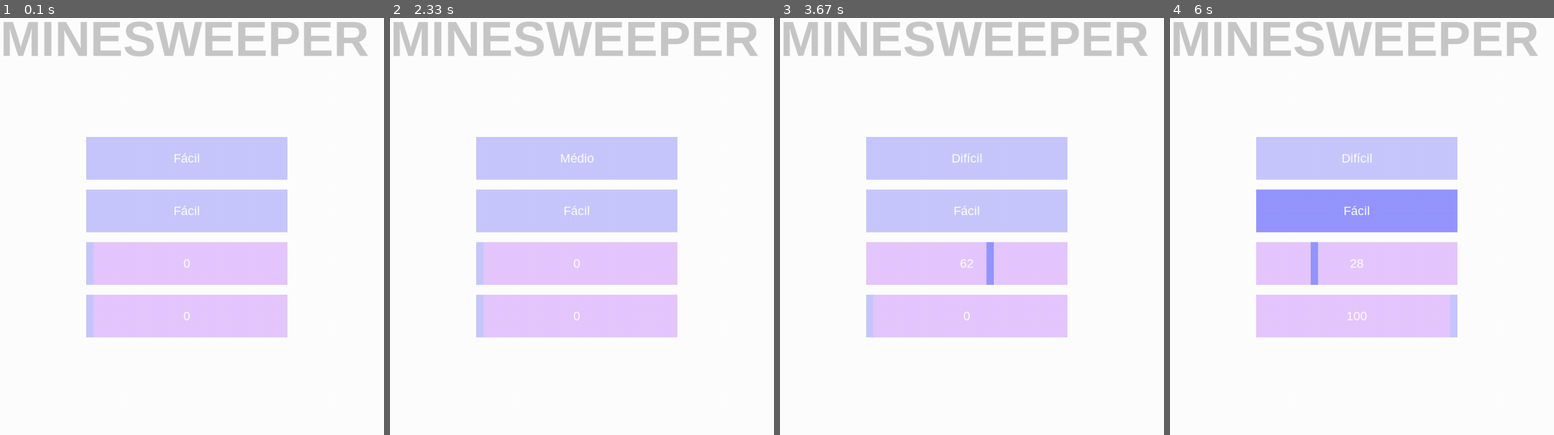
Above: before the commit, frames 1-4 (left to right).
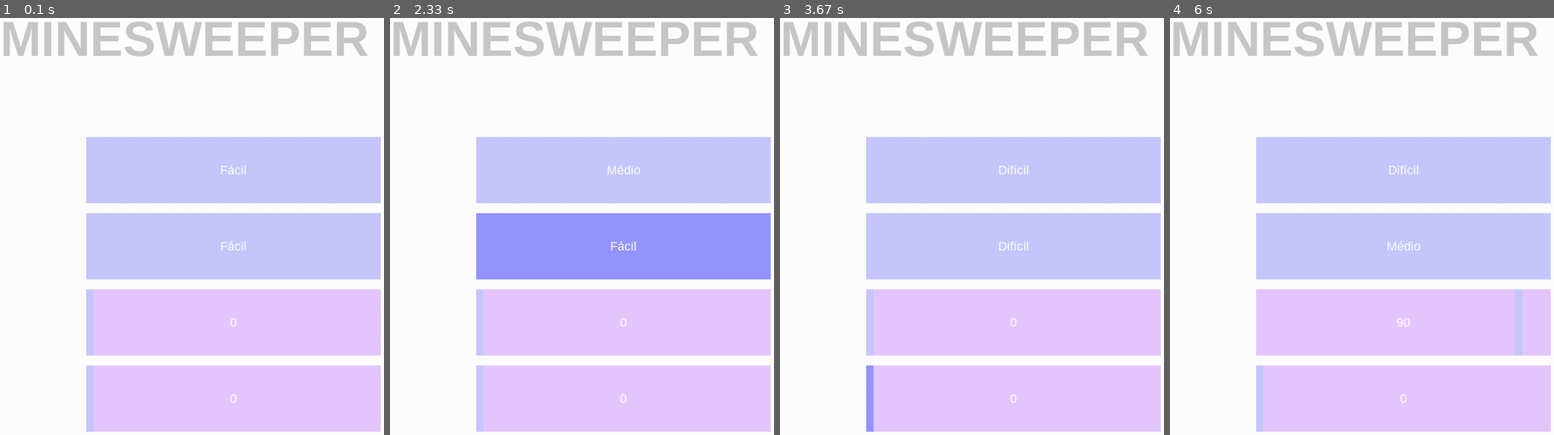
Above: after the commit, the same moments.

Repository: MrComboF10/PygameMenus
Game: pygame game, started from main.py
Two runs of this game, one before a commit and one after it. Both use one fixed random seed, a clock stepped at 60 frames per second and the inputs below.
Inputs (mouse positions are in pixels of both pictures, inside the frame that each line leads up to):
- Up to frame 1 (0.1 s): no input
- Up to frame 2 (2.33 s): press the mouse at (624, 168) at 0.37 s; move the mouse to (605, 276) at 0.47 s; release the mouse at (589, 380) at 0.6 s; press the mouse at (624, 397) at 0.7 s; move the mouse to (616, 368) at 0.8 s; release the mouse at (612, 339) at 0.93 s; press the mouse at (624, 397) at 1.03 s; move the mouse to (520, 343) at 1.13 s; release the mouse at (420, 293) at 1.27 s; press the mouse at (624, 168) at 1.37 s; move the mouse to (543, 280) at 1.47 s; release the mouse at (466, 389) at 1.6 s; press the mouse at (624, 168) at 1.7 s; move the mouse to (551, 126) at 1.8 s; release the mouse at (478, 84) at 1.93 s; press the mouse at (624, 168) at 2.03 s; move the mouse to (685, 218) at 2.13 s; release the mouse at (750, 268) at 2.27 s
- Up to frame 3 (3.67 s): press the mouse at (1014, 397) at 2.4 s; move the mouse to (895, 334) at 2.5 s; release the mouse at (780, 276) at 2.63 s; press the mouse at (1014, 247) at 2.73 s; move the mouse to (929, 176) at 2.83 s; release the mouse at (845, 105) at 2.97 s; press the mouse at (1014, 168) at 3.07 s; move the mouse to (1075, 151) at 3.17 s; release the mouse at (1137, 138) at 3.3 s; press the mouse at (1014, 247) at 3.4 s; move the mouse to (998, 305) at 3.5 s; release the mouse at (987, 368) at 3.63 s
- Up to frame 4 (6 s): press the mouse at (1404, 247) at 3.8 s; move the mouse to (1354, 314) at 3.9 s; release the mouse at (1304, 380) at 4.03 s; press the mouse at (1404, 168) at 4.13 s; move the mouse to (1404, 197) at 4.23 s; release the mouse at (1404, 226) at 4.37 s; press the mouse at (1404, 322) at 4.47 s; move the mouse to (1300, 272) at 4.57 s; release the mouse at (1200, 226) at 4.7 s; press the mouse at (1404, 168) at 4.8 s; move the mouse to (1308, 155) at 4.9 s; release the mouse at (1212, 143) at 5.03 s; press the mouse at (1404, 168) at 5.13 s; move the mouse to (1289, 289) at 5.23 s; release the mouse at (1173, 405) at 5.37 s; press the mouse at (1404, 322) at 5.47 s; move the mouse to (1458, 276) at 5.57 s; release the mouse at (1515, 234) at 5.7 s; press the mouse at (1404, 247) at 5.83 s; move the mouse to (1312, 213) at 5.93 s

The runs differ from the first frame. In frame 1, 36% of the frame differs, in the area x 22-100%, y 28-100%; in frame 2, 38%; in frame 3, 36%; in frame 4, 40%.

Commit message:
Working on class Menu

Diff:
--- a/button.py
+++ b/button.py
@@ -59,6 +59,7 @@
 
         self._mouse_out_button_color = mouse_out_button_color
         self._mouse_over_button_color = mouse_over_button_color
+        pass
 
     def draw_mouse_out_button(self, text):
         super().draw_button(self._mouse_out_button_color, text)
@@ -68,7 +69,7 @@
 
 
 class PressButtonStatic(PressButton):
-    def __init__(self, font, font_color, screen_display, mouse_out_button_color, mouse_over_button_color, text, pointer, position=None, size=None):
+    def __init__(self, font, font_color, mouse_out_button_color, mouse_over_button_color, text, pointer, position=None, size=None, screen_display=None):
 
         super().__init__(position, size, font, font_color, screen_display, mouse_out_button_color, mouse_over_button_color)
 
@@ -83,6 +84,9 @@
     def set_size(self, new_size):
         self._size = new_size
 
+    def set_screen_display(self, new_screen):
+        self._screen_display = new_screen
+
     def get_pointer(self):
         return self.__pointer
 
@@ -103,7 +107,7 @@
 
 
 class PressButtonChangeState(PressButton):
-    def __init__(self, font, font_color, screen_display, mouse_out_button_color, mouse_over_button_color, states_text_list, position=None, size=None):
+    def __init__(self, font, font_color, mouse_out_button_color, mouse_over_button_color, states_text_list, position=None, size=None, screen_display=None):
 
         super().__init__(position, size, font, font_color, screen_display, mouse_out_button_color, mouse_over_button_color)
 
@@ -116,6 +120,9 @@
 
     def set_size(self, new_size):
         self._size = new_size
+
+    def set_screen_display(self, new_screen):
+        self._screen_display = new_screen
 
     def add_state_text_index(self):
         self.__current_state_text_index += 1
@@ -129,7 +136,7 @@
 
 
 class SlideButton(Button):
-    def __init__(self, font, font_color, screen_display, bar_width, range_items, mouse_out_bar_color, mouse_over_bar_color, button_color, position=None, size=None):
+    def __init__(self, font, font_color, bar_width, range_items, mouse_out_bar_color, mouse_over_bar_color, button_color, position=None, size=None, screen_display=None):
 
         super().__init__(position, size, font, font_color, screen_display)
 
@@ -150,6 +157,9 @@
     def set_size(self, new_size):
         self._size = new_size
 
+    def set_screen_display(self, new_screen):
+        self._screen_display = new_screen
+
     def get_position(self):
         return self._position
 
--- a/buttonblock.py
+++ b/buttonblock.py
@@ -1,19 +1,13 @@
 class Block:
-    def __init__(self, position, size, buttons, margin):
+    def __init__(self, position, size, buttons, margin, screen_display=None):
         self.__position = position
         self.__size = size
+        self.__screen_display = screen_display
         self.__buttons = buttons
         self.__margin = margin
 
         # calculate buttons sizes
         self.__buttons_sizes = (size[0], (size[1] - margin * (len(buttons) - 1)) // len(buttons))
-
-        # set buttons sizes and positions
-        margin_counter = 0
-        for button in self.__buttons:
-            button.set_position((position[0], position[1] + margin_counter))
-            button.set_size(self.__buttons_sizes)
-            margin_counter += margin + self.__buttons_sizes[1]
 
         # separate buttons by type
         self.__press_buttons_static, self.__press_buttons_change_state, self.__slide_buttons = [], [], []
@@ -27,6 +21,18 @@
             elif type(button).__name__ == "SlideButton":
                 self.__slide_buttons.append(button)
 
+    def set_screen_display(self, new_screen):
+
+        self.__screen_display = new_screen
+
+        # set buttons sizes and positions
+        margin_counter = 0
+        for button in self.__buttons:
+            button.set_position((self.__position[0], self.__position[1] + margin_counter))
+            button.set_size(self.__buttons_sizes)
+            button.set_screen_display(new_screen)
+            margin_counter += self.__margin + self.__buttons_sizes[1]
+
     def get_press_buttons_static(self):
         return self.__press_buttons_static
 
--- a/main.py
+++ b/main.py
@@ -2,6 +2,7 @@
 import button
 import title
 import buttonblock
+import menu
 
 white = (255, 255, 255)
 
@@ -15,8 +16,6 @@
     font = pygame.font.SysFont("Arial", 25)
     title_font = pygame.font.SysFont("Arial", 100, True)
 
-    button_position_1, button_position_2, button_position_3, button_position_4, button_position_5 = (100, 100), (100, 250), (100, 400), (100, 550), (100, 700)
-    button_sizes = (500, 100)
     states_list = ("Fácil", "Médio", "Difícil")
     mouse_over_button_color = (150, 150, 255)
     mouse_out_button_color = (200, 200, 255)
@@ -24,23 +23,26 @@
     bar_width = 15
     range_items = range(101)
 
-    title_1 = title.Title(title_font, (200, 200, 200), "MINESWEEPER", (500, 100), screen)
+    title_1 = title.Title(title_font, (200, 200, 200), "MINESWEEPER", (500, 100))
 
     # change_state_button_1 = button.PressButtonChangeState(button_position_1, button_sizes, font, white, screen, mouse_out_button_color, mouse_over_button_color, states_list)
 
-    change_state_button_2 = button.PressButtonChangeState(font, white, screen, mouse_out_button_color, mouse_over_button_color, states_list)
-    change_state_button_3 = button.PressButtonChangeState(font, white, screen, mouse_out_button_color, mouse_over_button_color, states_list)
+    change_state_button_2 = button.PressButtonChangeState(font, white, mouse_out_button_color, mouse_over_button_color, states_list)
+    change_state_button_3 = button.PressButtonChangeState(font, white, mouse_out_button_color, mouse_over_button_color, states_list)
 
-    slide_button_1 = button.SlideButton(font, white, screen, bar_width, range_items, mouse_out_button_color, mouse_over_button_color, slide_button_color)
-    slide_button_2 = button.SlideButton(font, white, screen, bar_width, range_items, mouse_out_button_color, mouse_over_button_color, slide_button_color)
+    slide_button_1 = button.SlideButton(font, white, bar_width, range_items, mouse_out_button_color, mouse_over_button_color, slide_button_color)
+    slide_button_2 = button.SlideButton(font, white, bar_width, range_items, mouse_out_button_color, mouse_over_button_color, slide_button_color)
 
-    block = buttonblock.Block((300, 300), (410, 410), (change_state_button_2, change_state_button_3, slide_button_1, slide_button_2), 20)
+    block = buttonblock.Block((300, 300), (600, 600), (change_state_button_2, change_state_button_3, slide_button_1, slide_button_2), 20)
 
-    change_state_buttons = block.get_press_buttons_change_state()
-    slide_buttons = block.get_slide_buttons()
-    # slide_buttons = []
-    print(slide_buttons[0].get_position())
-    print(slide_buttons[0].get_size())
+    main_menu = menu.MainMenu(screen, title_1, block)
+
+    # change_state_buttons = block.get_press_buttons_change_state()
+    # slide_buttons = block.get_slide_buttons()
+
+    change_state_buttons = main_menu.get_block().get_press_buttons_change_state()
+    slide_buttons = main_menu.get_block().get_slide_buttons()
+
     loop_exit = False
 
     # draw title
--- a/menu.py
+++ b/menu.py
@@ -1,9 +1,17 @@
 import pygame
 
+class MainMenu:
+    def __init__(self, screen_display, title, buttons_block):
+        self.__screen_display = screen_display
 
-class MainMenu:
-    def __init__(self, title, block_buttons, background, screen_display):
-        self.title = title
-        self.block_buttons = block_buttons
-        self.background = background
-        self.screen_display = screen_display
+        title.set_screen_display(screen_display)
+        self.__title = title
+
+        buttons_block.set_screen_display(screen_display)
+        self.__buttons_block = buttons_block
+
+    def get_title(self):
+        return self.__title
+
+    def get_block(self):
+        return self.__buttons_block
--- a/title.py
+++ b/title.py
@@ -1,5 +1,5 @@
 class Title:
-    def __init__(self, font, font_color, text, center_position, screen_display):
+    def __init__(self, font, font_color, text, center_position, screen_display=None):
         self.__font = font
         self.__font_color = font_color
         self.__text = text
@@ -9,6 +9,9 @@
         self.__font_surface = font.render(text, True, font_color)
         self.__font_surface_rect = self.__font_surface.get_rect()
 
+    def set_screen_display(self, new_screen):
+        self.__screen_display = new_screen
+
     def set_font_surface_center(self):
         self.__font_surface_rect.center = self.__center_position
 
